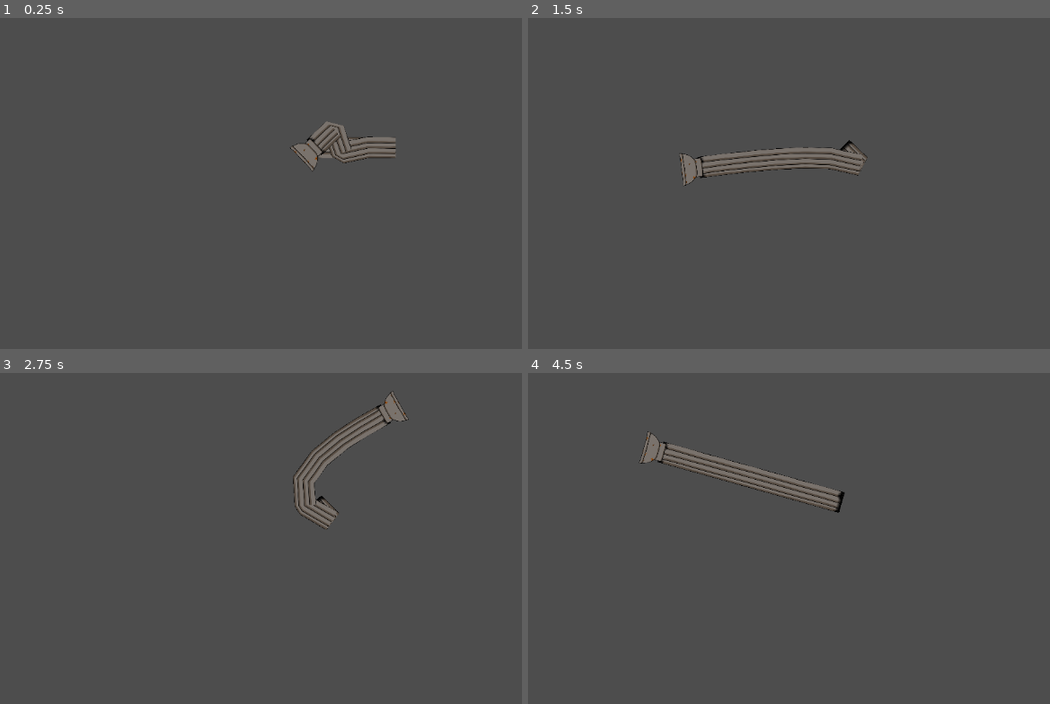
Above: before the commit, frames 1-4 (two rows, left to right).
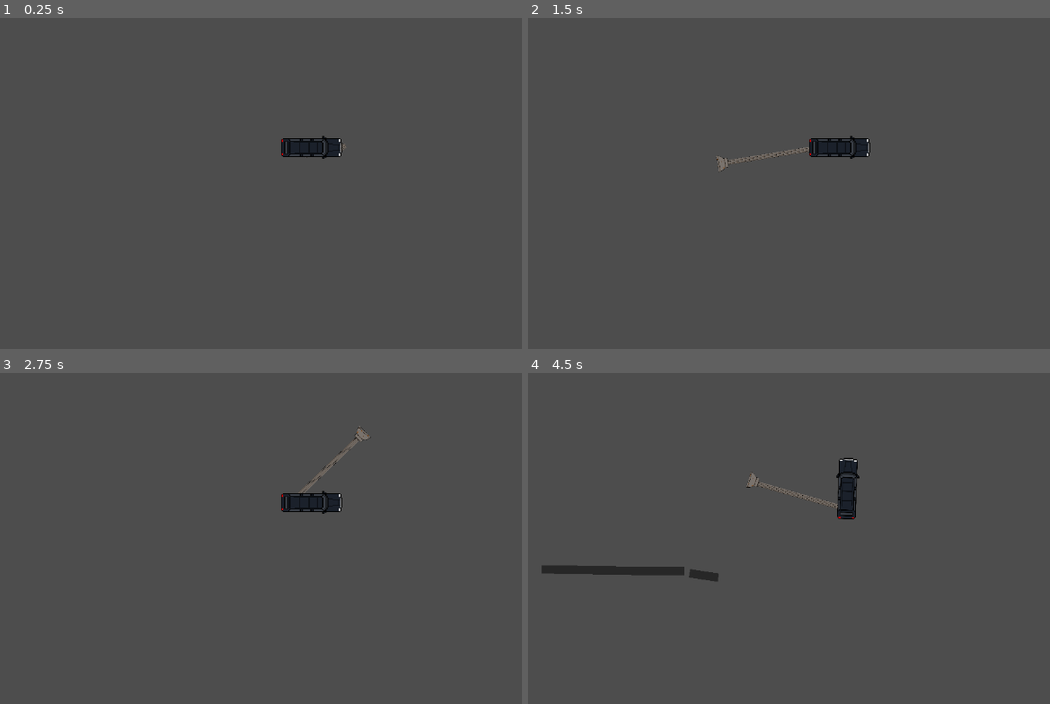
Above: after the commit, the same moments.

Repository: Vinnnnnnnie/LD58-trash-man
Game: Godot game, scene res://Worlds/MoTestWorld.tscn
Two runs of this game, one before a commit and one after it. Both use one fixed random seed, a clock stepped at 60 frames per second and the inputs below.
Inputs (mouse positions are in pixels of both pictures, inside the frame that each line leads up to):
- Up to frame 1 (0.25 s): no input
- Up to frame 2 (1.5 s): tap Enter at 0.5 s; move the mouse to (997, 127) at 0.52 s; hold D (turn_right) 0.53-1.28 s; tap Space at 1.25 s; move the mouse to (695, 166) at 1.27 s; hold A (turn_left) from 1.28 s (still down)
- Up to frame 3 (2.75 s): tap Enter at 2 s; move the mouse to (386, 412) at 2.02 s; release A (turn_left) at 2.03 s; hold D (turn_right) from 2.03 s (still down)
- Up to frame 4 (4.5 s): tap Space at 2.75 s; move the mouse to (804, 581) at 2.77 s; release D (turn_right) at 2.78 s; hold W (forward) 2.78-3.53 s; move the mouse to (outside the picture) at 3.52 s; hold A (turn_left) from 3.53 s (still down); move the mouse to (627, 442) at 4.27 s

The runs differ from the first frame. In frame 1, 1.3% of the frame differs, in the area x 53-76%, y 31-47%; in frame 2, 2.0%; in frame 3, 2.0%; in frame 4, 3.1%, in the area x 2-64%, y 17-63%.

Commit message:
added tentacle to car :D

Diff:
--- /dev/null
+++ b/Actors/Garbage.tscn
@@ -0,0 +1,3 @@
+[gd_scene format=3 uid="uid://drccq6fkpgosi"]
+
+[node name="Garbage" type="Node2D"]
--- a/Actors/GarbageTruck.tscn
+++ b/Actors/GarbageTruck.tscn
@@ -1,6 +1,7 @@
-[gd_scene load_steps=4 format=3 uid="uid://glakh53sg2yi"]
+[gd_scene load_steps=5 format=3 uid="uid://glakh53sg2yi"]
 
 [ext_resource type="Texture2D" uid="uid://b2xgl5e070syl" path="res://Images/garbagetruck.png" id="1_h4y3w"]
+[ext_resource type="PackedScene" uid="uid://b3hodl73dbyq7" path="res://Actors/TentacleVacuum.tscn" id="2_eo6ux"]
 
 [sub_resource type="GDScript" id="GDScript_7822p"]
 script/source = "extends CharacterBody2D
@@ -192,5 +193,15 @@
 [node name="RearLeftWheel" type="Marker2D" parent="."]
 position = Vector2(-30, -8)
 
+[node name="Camera2D" type="Camera2D" parent="."]
+zoom = Vector2(1.36, 1.36)
+process_callback = 0
+limit_enabled = false
+position_smoothing_enabled = true
+position_smoothing_speed = 6.0
+
+[node name="Vacuum" parent="." instance=ExtResource("2_eo6ux")]
+position = Vector2(-25, 0)
+
 [connection signal="drift" from="." to="SkidRight" method="_on_car_drift"]
 [connection signal="not_drift" from="." to="SkidRight" method="_on_car_not_drift"]
--- a/Actors/TentacleVacuum.tscn
+++ b/Actors/TentacleVacuum.tscn
@@ -8,7 +8,7 @@
 
 [sub_resource type="Curve2D" id="Curve2D_47a0t"]
 _data = {
-"points": PackedVector2Array(0, 0, 0, 0, 0, 0, 0, 0, 0, 0, 14.999683, 0, 0, 0, 0, 0, 32.999336, 0, 0, 0, 0, 0, 48, 0, 0, 0, 0, 0, 64, 0, 0, 0, 0, 0, 80, 0, 0, 0, 0, 0, 95, 0, 0, 0, 0, 0, 111, 0)
+"points": PackedVector2Array(0, 0, 0, 0, 0, 0, 0, 0, 0, 0, 14.999681, 0, 0, 0, 0, 0, 32.999336, 0, 0, 0, 0, 0, 48, 0, 0, 0, 0, 0, 64, 0, 0, 0, 0, 0, 80, 0, 0, 0, 0, 0, 95, 0, 0, 0, 0, 0, 111, 0)
 }
 point_count = 8
 
@@ -49,7 +49,7 @@
 curve = SubResource("Curve2D_47a0t")
 
 [node name="PathLine2D" type="Line2D" parent="." node_paths=PackedStringArray("path")]
-width = 12.535
+width = 5.575
 texture = ExtResource("2_ejb31")
 texture_mode = 2
 script = ExtResource("2_evu2y")
--- a/Scripts/VacuumMouseLogic.gd
+++ b/Scripts/VacuumMouseLogic.gd
@@ -1,4 +1,4 @@
 extends Marker2D
 
 func _process(delta: float) -> void:
-	position = get_global_mouse_position()
+	global_position = get_global_mouse_position()
--- a/Worlds/MainMap.tscn
+++ b/Worlds/MainMap.tscn
@@ -1,3 +1,7 @@
-[gd_scene format=3 uid="uid://cq8dodue411k5"]
+[gd_scene load_steps=2 format=3 uid="uid://cq8dodue411k5"]
+
+[ext_resource type="PackedScene" uid="uid://glakh53sg2yi" path="res://Actors/GarbageTruck.tscn" id="1_foosq"]
 
 [node name="MainMap" type="Node2D"]
+
+[node name="car" parent="." instance=ExtResource("1_foosq")]
--- a/Worlds/MoTestWorld.tscn
+++ b/Worlds/MoTestWorld.tscn
@@ -1,11 +1,7 @@
 [gd_scene load_steps=2 format=3 uid="uid://65tkp4i51twv"]
 
-[ext_resource type="PackedScene" uid="uid://b3hodl73dbyq7" path="res://Actors/TentacleVacuum.tscn" id="1_850m4"]
+[ext_resource type="PackedScene" uid="uid://glakh53sg2yi" path="res://Actors/GarbageTruck.tscn" id="1_850m4"]
 
 [node name="MoTestWorld" type="Node2D"]
 
-[node name="Camera2D" type="Camera2D" parent="."]
-zoom = Vector2(2.725, 2.725)
-
-[node name="Vacuum" parent="." instance=ExtResource("1_850m4")]
-position = Vector2(1, 0)
+[node name="car" parent="." instance=ExtResource("1_850m4")]
